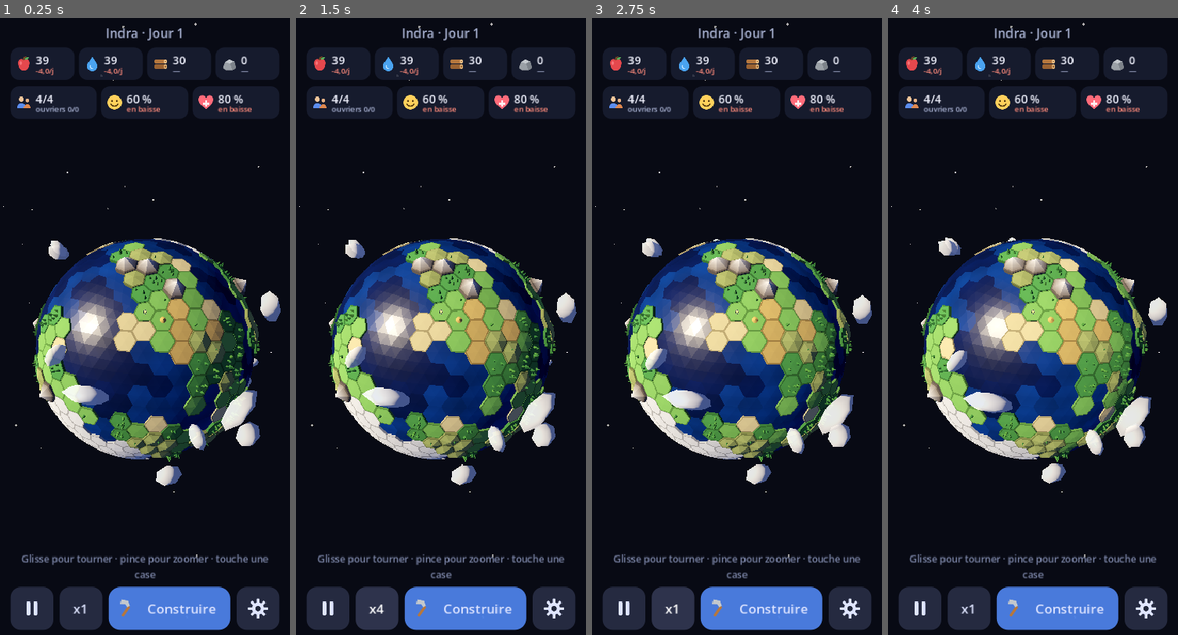
Above: before the commit, frames 1-4 (left to right).
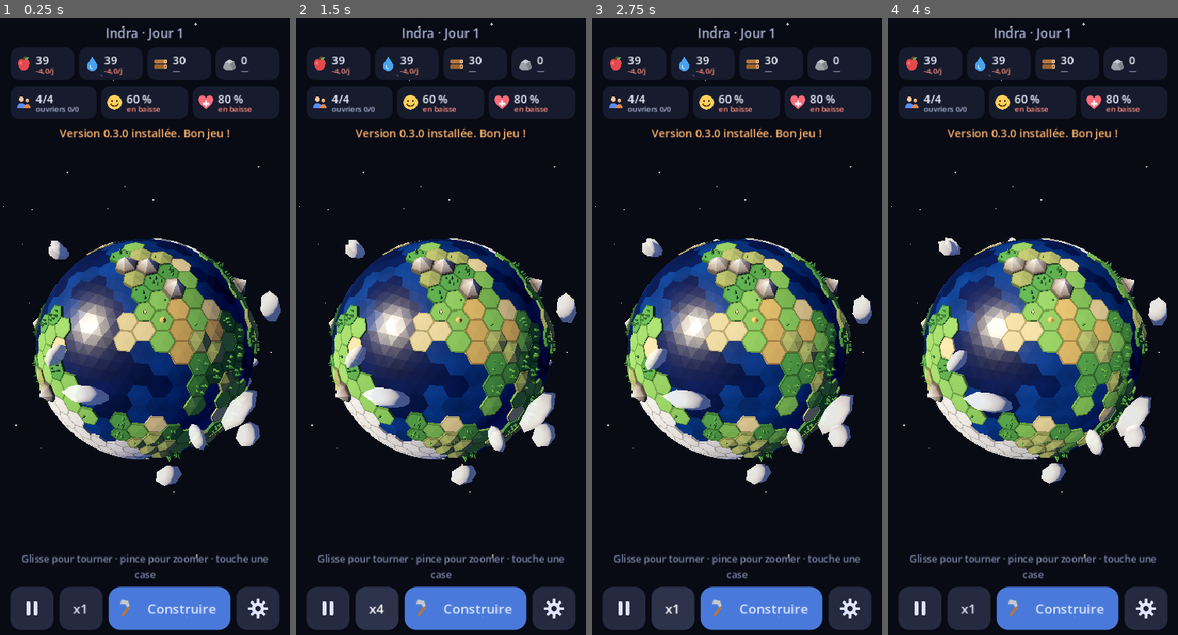
Above: after the commit, the same moments.

Repository: arthurlarguinat2-max/Github
Game: Godot game, scene res://scenes/main.tscn
Two runs of this game, one before a commit and one after it. Both use one fixed random seed, a clock stepped at 60 frames per second and the inputs below.
Inputs:
- Up to frame 1 (0.25 s): no input
- Up to frame 2 (1.5 s): click "x1" at 0.5 s; click "x2" at 1.25 s
- Up to frame 3 (2.75 s): click "x4" at 2 s
- Up to frame 4 (4 s): click "Construire" at 2.75 s; click "×" at 3.5 s

The runs differ from the first frame. In frame 1, 0.5% of the frame differs, in the area x 20-80%, y 17-20%; in frame 2, 0.5%; in frame 3, 0.5%; in frame 4, 0.5%.

Commit message:
Show the installed version after an update; in-game version matches AltStore
Co-Authored-By: Claude Opus 5.5 <noreply@anthropic.com>
Claude-Session: https://claude.ai/code/session_014RsryDL5SK8iQUYYVc6rvQ

Diff:
--- a/data/locale/en.json
+++ b/data/locale/en.json
@@ -164,5 +164,6 @@
 	"BLD_WAITING": "Waiting: missing %s.",
 	"ALERT_THIRST": "No water left! Someone died of thirst. Build wells.",
 	"ALERT_SICKNESS": "Sickness: someone died. Mind water, food and healers.",
-	"ALERT_UNHAPPY": "People are unhappy: one of them leaves the planet."
+	"ALERT_UNHAPPY": "People are unhappy: one of them leaves the planet.",
+	"UPDATE_INSTALLED": "Version %s installed. Enjoy!"
 }
--- a/data/locale/fr.json
+++ b/data/locale/fr.json
@@ -164,5 +164,6 @@
 	"BLD_WAITING": "En attente : il manque %s.",
 	"ALERT_THIRST": "Plus d'eau ! Un habitant meurt de soif. Construis des puits.",
 	"ALERT_SICKNESS": "Maladie : un habitant est mort. Pense à l'eau, à la nourriture et aux guérisseurs.",
-	"ALERT_UNHAPPY": "Les habitants sont malheureux : l'un d'eux quitte la planète."
+	"ALERT_UNHAPPY": "Les habitants sont malheureux : l'un d'eux quitte la planète.",
+	"UPDATE_INSTALLED": "Version %s installée. Bon jeu !"
 }
--- a/scripts/core/user_settings.gd
+++ b/scripts/core/user_settings.gd
@@ -12,6 +12,7 @@
 	"clouds": true,
 	"outlines": true,
 	"sky": "stars",
+	"last_version": "",  # Used to greet the player after an update.
 }
 
 var values: Dictionary = DEFAULTS.duplicate()
--- a/scripts/ui/hud.gd
+++ b/scripts/ui/hud.gd
@@ -127,6 +127,7 @@
 	if GameState.pending_offline_days > 0:
 		_show_toast(tr("OFFLINE_WELCOME") % GameState.pending_offline_days)
 		GameState.pending_offline_days = 0
+	_greet_new_version()
 
 
 func _process(delta: float) -> void:
@@ -235,6 +236,16 @@
 
 func _refresh_title() -> void:
 	_title.text = "%s · %s" % [GameState.sim.custom.get("planet_name", ""), tr("DAY_N") % GameState.sim.day()]
+
+
+## After an update, says which version is now installed (once).
+func _greet_new_version() -> void:
+	var version := str(ProjectSettings.get_setting("application/config/version", ""))
+	var last := str(UserSettings.get_value("last_version"))
+	if version == "" or version == last:
+		return
+	UserSettings.set_value("last_version", version)
+	_show_toast(tr("UPDATE_INSTALLED") % version)
 
 
 func _on_alert(key: String) -> void:
Not shown, changed: ci/build_unsigned_ipa.sh
